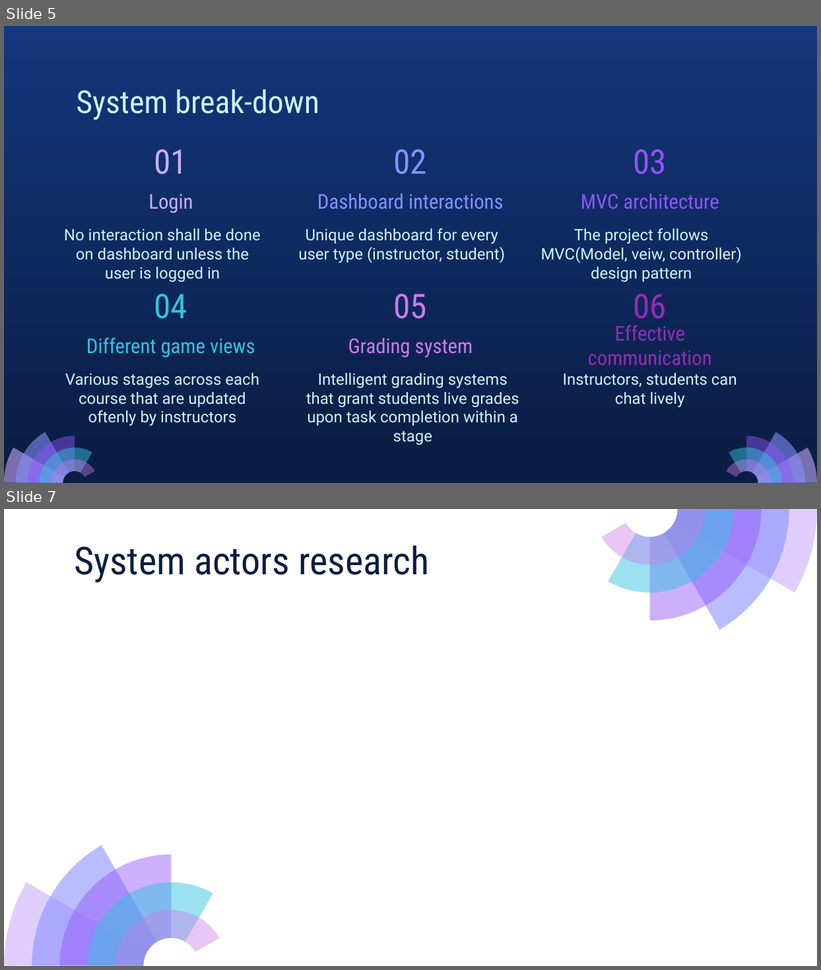
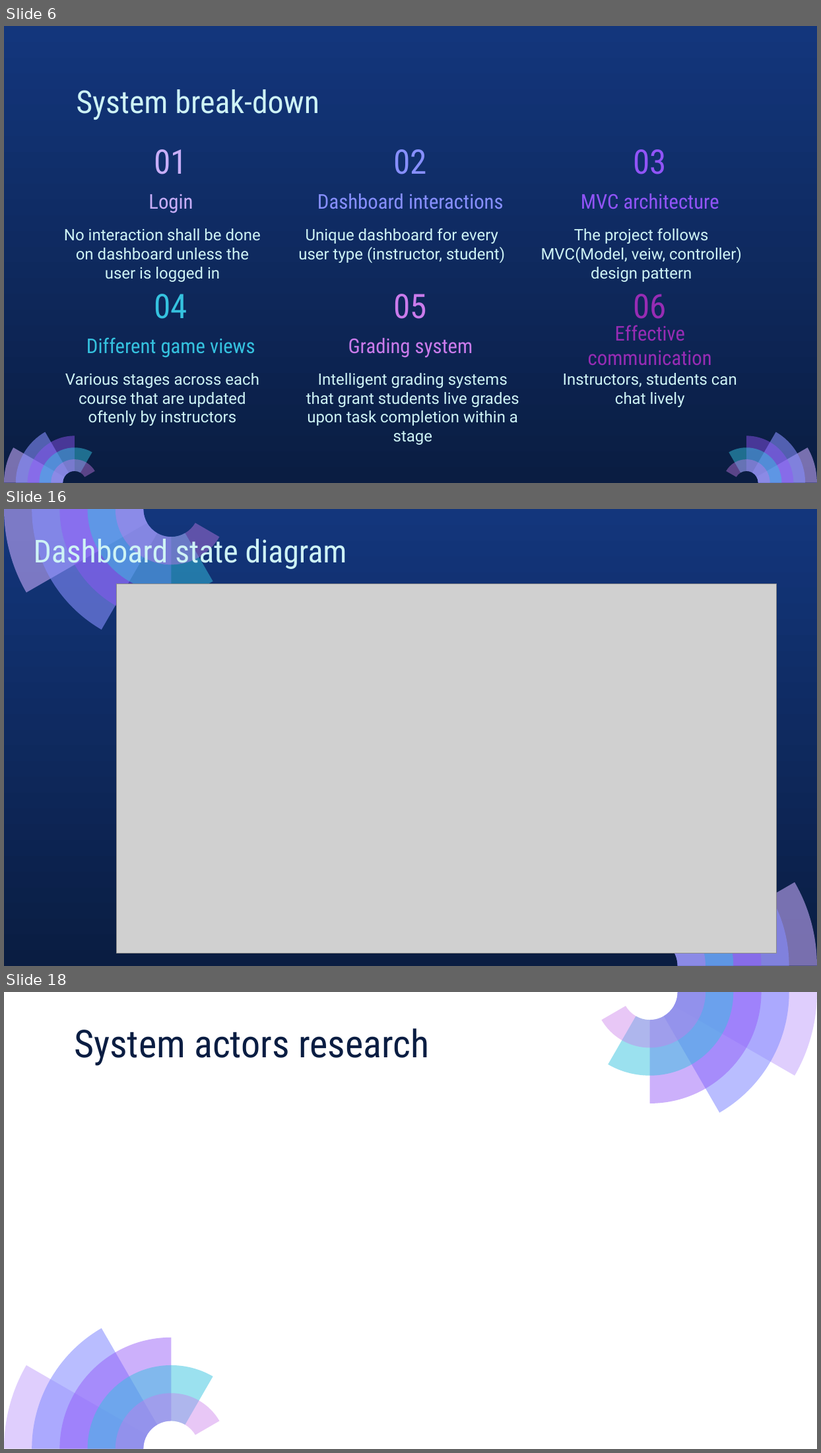
Before and after one commit to Abdullahaml1/cse608-assignments, a slide deck: Assignment_2/Assignment_2_presentation.pptx. Shown one above the other, each under a label of ours: slides 5 and 7 before the commit, slides 6, 16 and 18 after it; the slides between them are not shown. The pictures are 821x970 and 821x1453 pixels, drawn with LibreOffice and Linux fonts; fonts in the diff are those of the drawing; grey boxes stand for pictures; background and template pictures are left out. Boxes give left, top, right and bottom in pixels: in the first picture for what was removed or moved away, otherwise in the second. Text is boxed around its words. In the diff, an @@ line names an element or a change of style, - is before the commit and + after.

```diff
--- a/Assignment_2/Assignment_2_presentation.pptx
+++ b/Assignment_2/Assignment_2_presentation.pptx
@@ slide 16 added at (x1=4, y1=509, x2=817, y2=966), background gradient #13367C to #0A1D42 @@
@@ group added at (x1=4, y1=509, x2=219, y2=629): 5 freeform shapes @@
@@ text added at (x1=34, y1=533, x2=347, y2=570), 28 pt, text #CEF3F5 @@
+Dashboard state diagram
@@ picture added at (x1=117, y1=584, x2=776, y2=954) @@
@@ group added at (x1=602, y1=846, x2=817, y2=966): 5 freeform shapes @@
@@ what was slide 5 is now slide 6 @@
@@ what was slide 7 is now slide 18 @@
```
Also in this commit, not shown: 1 slide changed, 10 other slides added, 1 other file.
